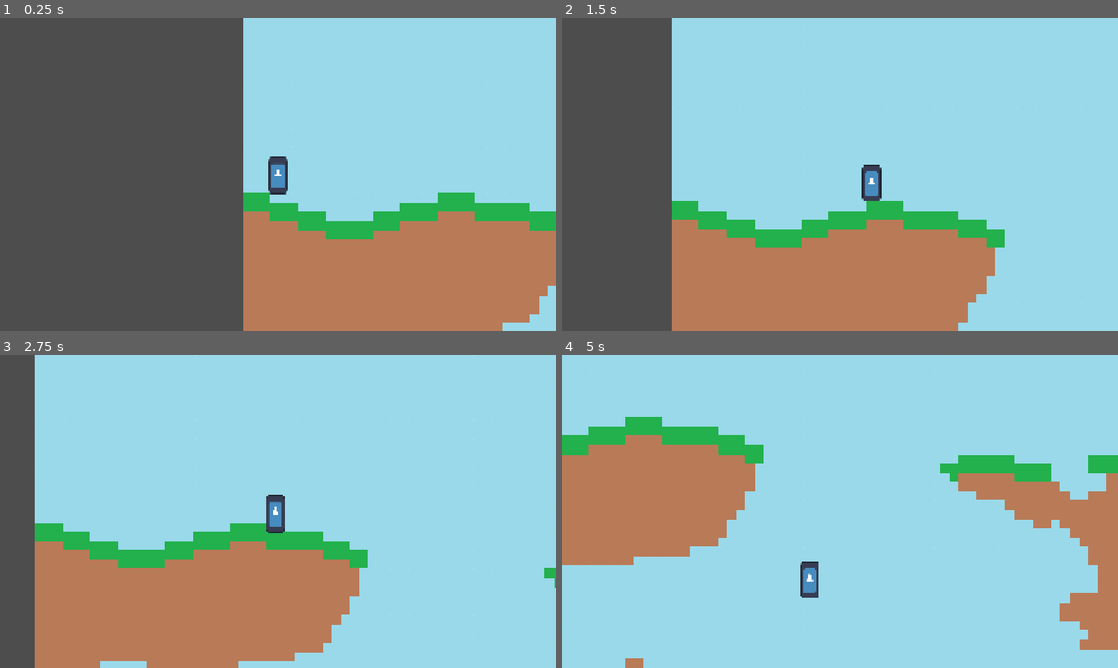
Above: before the commit, frames 1-4 (two rows, left to right).
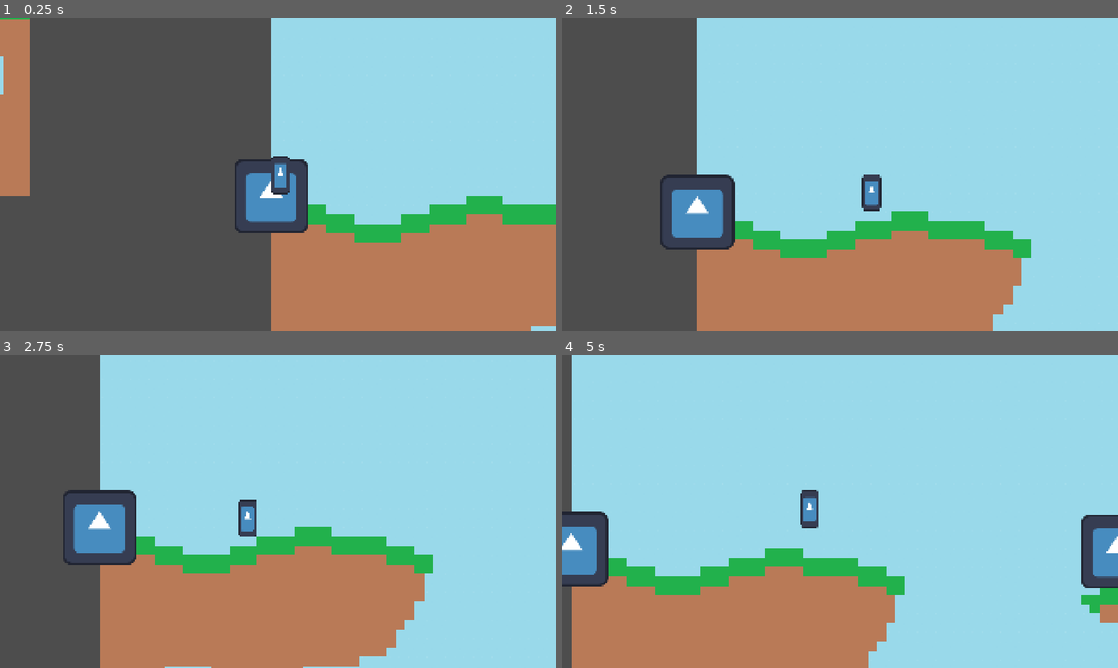
Above: after the commit, the same moments.

Repository: Spino77/godot-DAM
Game: Godot game, scene res://escenas/main.tscn
The game is run twice, just before and just after one commit, with the same random seed, the same clock (stepped at 60 frames per second) and the same inputs. The engine's default icon, where the game draws it, is replaced by a stand-in: a white triangle on a blue panel in a dark square.
Inputs (mouse positions are in pixels of both pictures, inside the frame that each line leads up to):
- Up to frame 1 (0.25 s): no input
- Up to frame 2 (1.5 s): move the mouse to (962, 158) at 0.52 s; hold D (mov_derecha) from 0.53 s (still down); tap Mouse wheel down (scroll_abajo) at 0.6 s; click (962, 158) at 0.67 s; tap Space (saltar) at 0.77 s; move the mouse to (728, 190) at 1.27 s; tap Mouse wheel up (scroll_arriba) at 1.35 s
- Up to frame 3 (2.75 s): tap Space (saltar) at 1.52 s; move the mouse to (333, 442) at 2.02 s; release D (mov_derecha) at 2.03 s; hold A (mov_izquierda) from 2.03 s (still down); tap Mouse wheel down (scroll_abajo) at 2.1 s
- Up to frame 4 (5 s): move the mouse to (812, 574) at 2.77 s; release A (mov_izquierda) at 2.78 s; hold D (mov_derecha) 2.78-4.28 s; tap Mouse wheel up (scroll_arriba) at 2.85, 4.35 s; click (812, 574) at 2.92 s; tap Space (saltar) at 3.02, 3.77, 4.52 s; move the mouse to (1006, 558) at 3.52 s; tap Mouse wheel down (scroll_abajo) at 3.6 s; move the mouse to (673, 464) at 4.27 s; hold A (mov_izquierda) from 4.28 s (still down)

The runs differ from the first frame. In frame 1, 12% of the frame differs, in the area x 0-100%, y 0-100%; in frame 2, 11%; in frame 3, 22%; in frame 4, 41%.

Commit message:
mapa mejor creo y "mazmorras" aparecen cada ciertos bloques

Diff:
--- /dev/null
+++ b/entrada_mazmorra.tscn
@@ -0,0 +1,8 @@
+[gd_scene format=3 uid="uid://dnymctt7arlbw"]
+
+[ext_resource type="Texture2D" uid="uid://dh0mjv14lg7dk" path="res://sprites/icon.svg" id="1_fv3fn"]
+
+[node name="Node2D" type="Node2D" unique_id=167429473]
+
+[node name="Sprite2D" type="Sprite2D" parent="." unique_id=69396181]
+texture = ExtResource("1_fv3fn")
--- a/escenas/main.tscn
+++ b/escenas/main.tscn
@@ -4,7 +4,6 @@
 [ext_resource type="Script" uid="uid://djxvjltfij5p5" path="res://scripts/mapa.gd" id="2_0kxa1"]
 [ext_resource type="Texture2D" uid="uid://cson1524mrc0t" path="res://sprites/cielo.png" id="2_a8p2b"]
 [ext_resource type="Script" uid="uid://bwj6pv8enrppc" path="res://scripts/camera_2d.gd" id="3_jumxm"]
-[ext_resource type="PackedScene" uid="uid://dixmir83thhju" path="res://escenas/jugador.tscn" id="4_26pgj"]
 
 [sub_resource type="OccluderPolygon2D" id="OccluderPolygon2D_a8p2b"]
 polygon = PackedVector2Array(-8, -8, 8, -8, 8, 8, -8, 8)
@@ -37,8 +36,7 @@
 tile_set = SubResource("TileSet_57qmd")
 script = ExtResource("2_0kxa1")
 
-[node name="mapa test" type="TileMapLayer" parent="." unique_id=1196788935]
-visible = false
+[node name="mapa test para luces" type="TileMapLayer" parent="." unique_id=1196788935]
 tile_map_data = PackedByteArray("AAC6/+v/AQAAAAAAAAC6/+z/AQAAAAAAAAC6/+3/AQABAAAAAAC6/+7/AQABAAAAAAC6/+//AQABAAAAAAC6// …(24560 unchanged characters)…
 tile_set = SubResource("TileSet_57qmd")
 
@@ -49,14 +47,11 @@
 script = ExtResource("3_jumxm")
 
 [node name="DirectionalLight2D" type="DirectionalLight2D" parent="." unique_id=1987888465]
+visible = false
 position = Vector2(1848, -2536)
-enabled = false
 energy = 0.3
 shadow_enabled = true
 
 [node name="CanvasModulate" type="CanvasModulate" parent="." unique_id=657582575]
 visible = false
 color = Color(0.82605994, 0.82606006, 0.8260599, 1)
-
-[node name="Personaje" parent="." unique_id=1783876786 instance=ExtResource("4_26pgj")]
-position = Vector2(61, -35)
--- a/scripts/mapa.gd
+++ b/scripts/mapa.gd
@@ -2,14 +2,23 @@
 
 var ruido := FastNoiseLite.new()
 var bloques = 0
+var jugador = preload("res://escenas/jugador.tscn")
+var dun_entr = preload("res://entrada_mazmorra.tscn")
+var rng = RandomNumberGenerator.new()
 
 func _ready():
 	randomize()
 	ruido.seed = randi()
 	generateMap()
+	generateJugador()
+
+func generateJugador():
+	var j = jugador.instantiate()
+	add_child(j)
+	j.position = Vector2i(16, -64)
 
 func generateMap():
-	for x in 1200:
+	for x in 400:
 		var suelo = abs(ruido.get_noise_2d(x,0) * 15)
 		for y in range(-200,200):
 			set_cell(Vector2i(x,y),2,Vector2i(0,0))
@@ -18,6 +27,11 @@
 			if noiseVal < 0.4:
 				if y in range(suelo, suelo + 2):
 					set_cell(Vector2i(x,y),1,Vector2i(0,0))
+					var dungeon_pos_random = rng.randi_range(40, 80)
+					if (x%dungeon_pos_random == 0):
+						var entrance = dun_entr.instantiate()
+						add_child(entrance)
+						entrance.position = Vector2i(x * 16, y)
 				else:
 					set_cell(Vector2i(x,y),1,Vector2i(1,0))
 
--- a/scripts/personaje.gd
+++ b/scripts/personaje.gd
@@ -3,7 +3,7 @@
 var velocidad = 300.0
 var velocidad_salto = -350.0
 var max_saltos = 2
-var saltos
+var saltos = 0
 
 func _physics_process(delta: float) -> void:
 	if not is_on_floor():
